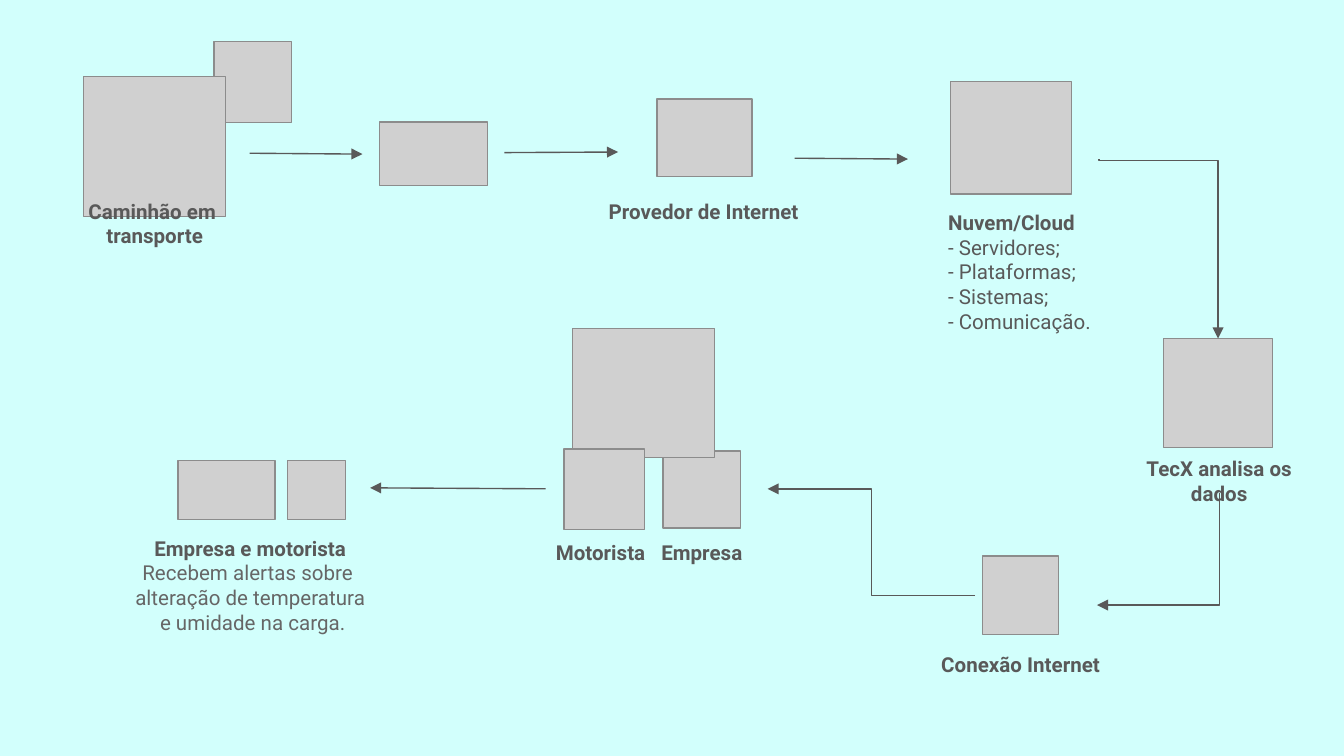
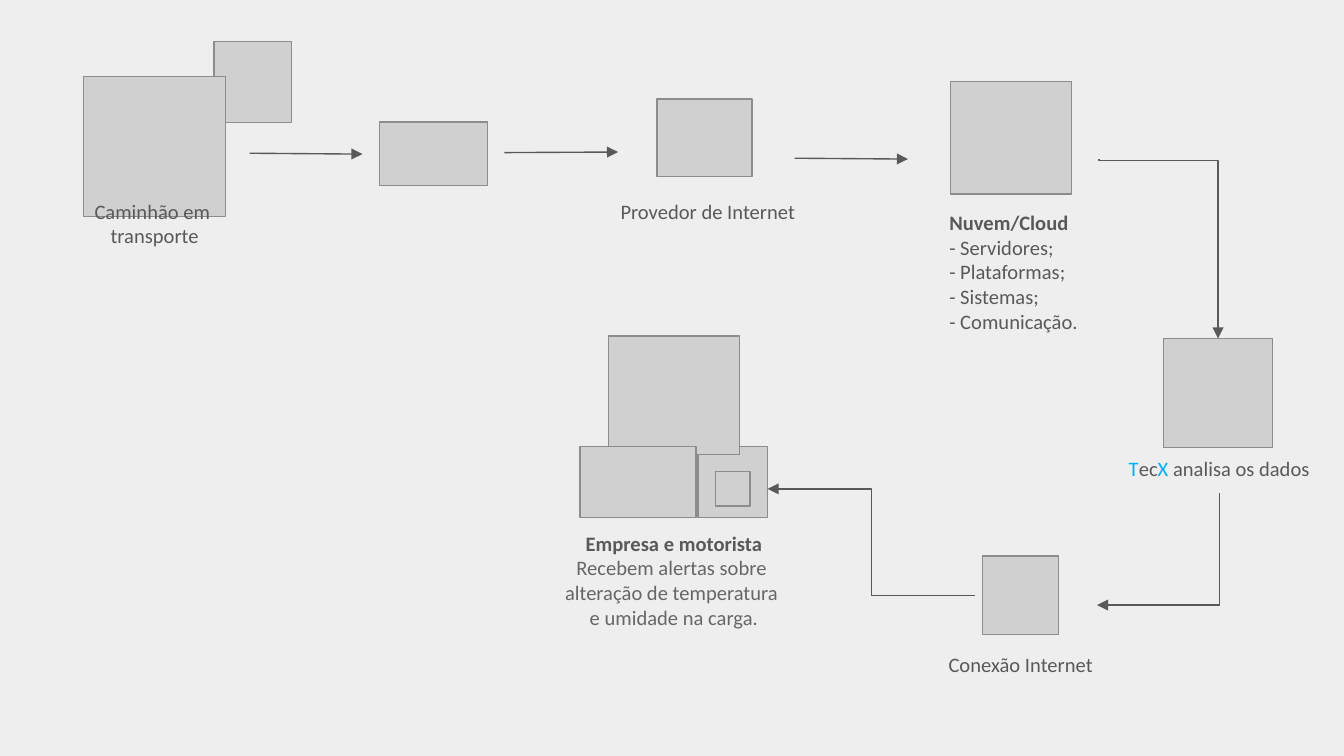
Before and after one commit to Biotec-Sprint02/Projeto-PI, a slide deck: slide 1 of Tecnologia da Informação/HLD&LLD.pptx. Drawn at 1344x756 pixels with LibreOffice and Linux fonts; fonts in the diff are those of the drawing; grey boxes stand for pictures. Boxes give left, top, right and bottom in pixels: in the first picture for what was removed or moved away, otherwise in the second. Text is boxed around its words. In the diff, an @@ line names an element or a change of style, - is before the commit and + after.

```diff
--- a/Tecnologia da Informação/HLD&LLD.pptx
+++ b/Tecnologia da Informação/HLD&LLD.pptx
@@ background #D2FFFC to #EEEEEE @@
@@ font Roboto to Calibri, bold off in 3 elements at (95,205,210,247), (949,658,1093,672), (621,205,795,219) @@
@@ text "Provedor de Internet": place and size @@
-text "Provedor de Internet" at (609,203,799,219)
+text "Provedor de Internet" at (621,205,795,219)
@@ text "Nuvem/Cloud" at (949,215,1077,333): font Roboto to Calibri @@
@@ picture: place and size @@
-picture at (573,328,715,457)
+picture at (609,336,739,456)
@@ picture: place and size @@
-picture at (179,460,276,519)
+picture at (581,446,696,517)
@@ picture: place and size @@
-picture at (288,460,345,519)
+picture at (698,446,767,517)
@@ text "TecX analisa os dados" at (1129,462,1309,476): font Roboto to Calibri, bold off; text colour #595959 to #00B0F0 in "TecX" @@
@@ picture removed at (663,452,739,528) @@
@@ picture: place and size @@
-picture at (564,449,645,530)
+picture at (716,472,751,507)
@@ arrow removed from (546, 489) to (370, 488) @@
@@ text "Empresa e motorista" at (565,536,778,629): font Roboto to Calibri @@
@@ text "Empresa e motorista": place and size @@
-text "Empresa e motorista" at (135,541,365,634)
+text "Empresa e motorista" at (565,536,778,629)
@@ text removed at (556,545,645,560) @@
-Motorista
@@ text removed at (661,545,742,564) @@
-Empresa
```
Also in this commit, not shown: 1 other slide changed.
